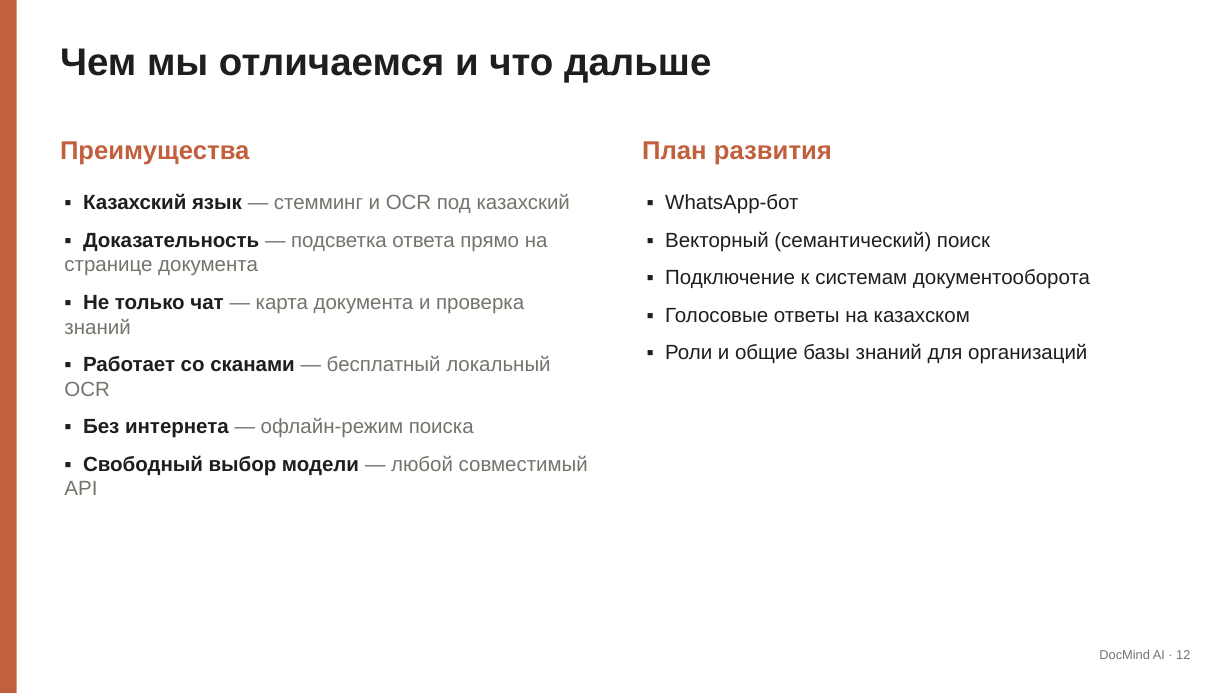
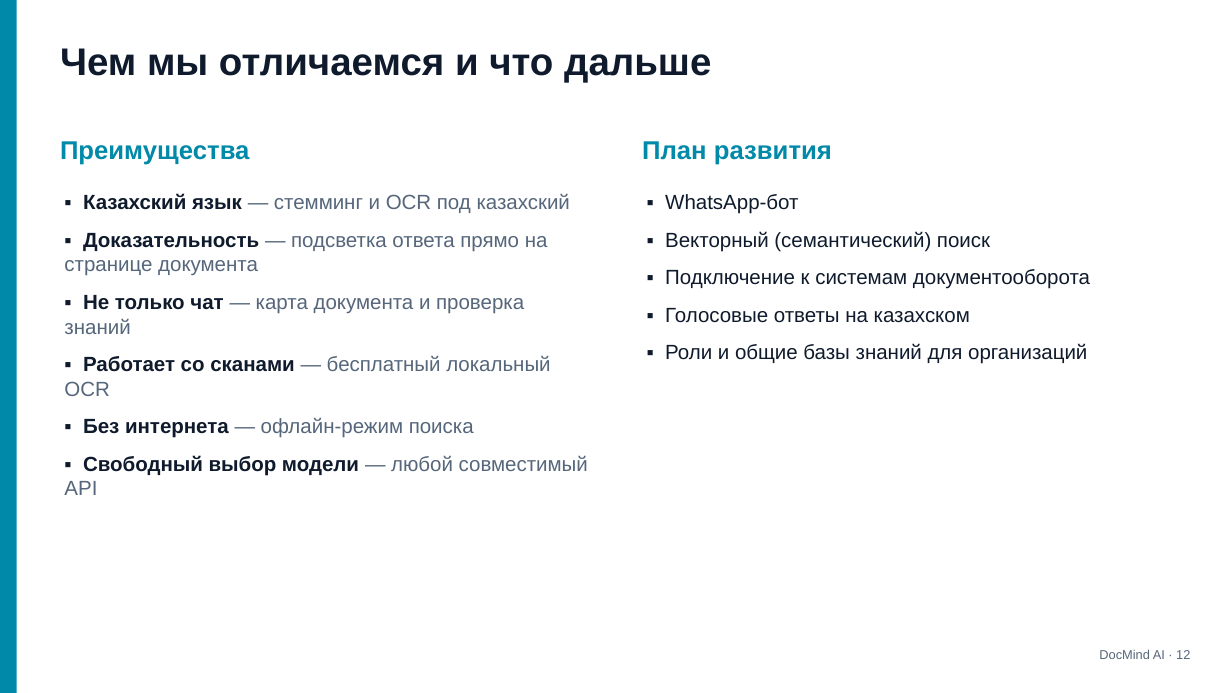
Before and after one commit to adiletpn/ChatBotAI, a slide deck: slide 12 of docs/DocMind_AI_Presentation.pptx. Drawn at 1232x693 pixels with LibreOffice and Linux fonts; fonts in the diff are those of the drawing. Boxes give left, top, right and bottom in pixels: in the first picture for what was removed or moved away, otherwise in the second. Text is boxed around its words. In the diff, an @@ line names an element or a change of style, - is before the commit and + after.

```diff
--- a/docs/DocMind_AI_Presentation.pptx
+++ b/docs/DocMind_AI_Presentation.pptx
@@ rectangle at bbox=[0, 0, 17, 693]: fill #C2603E to #0089A8 @@
@@ text "Чем мы отличаемся и что ..." at bbox=[60, 48, 711, 83]: text colour #1F1E1D to #0F1B2D @@
@@ text "Преимущества" at bbox=[60, 141, 249, 165]: text colour #C2603E to #0089A8 @@
@@ text "План развития" at bbox=[642, 141, 832, 165]: text colour #C2603E to #0089A8 @@
@@ text "▪ Казахский язык — стемминг ..." at bbox=[64, 193, 588, 495]: text colour #1F1E1D to #0F1B2D in "▪ Казахский язык", "▪ Доказательность", "▪ Не только чат", "▪ Работает со сканами" and 2 more places; text colour #75736B to #56667B in "— стемминг и OCR под казахский", "— подсветка ответа прямо на странице документа", "— карта документа и проверка знаний", "— бесплатный локальный OCR" and 2 more places @@
@@ text "▪ WhatsApp-бот" at bbox=[665, 194, 1090, 364]: text colour #1F1E1D to #0F1B2D @@
@@ text "DocMind AI · 12" at bbox=[1099, 649, 1190, 659]: text colour #75736B to #56667B @@
```
Also in this commit, not shown: 12 other slides changed.
